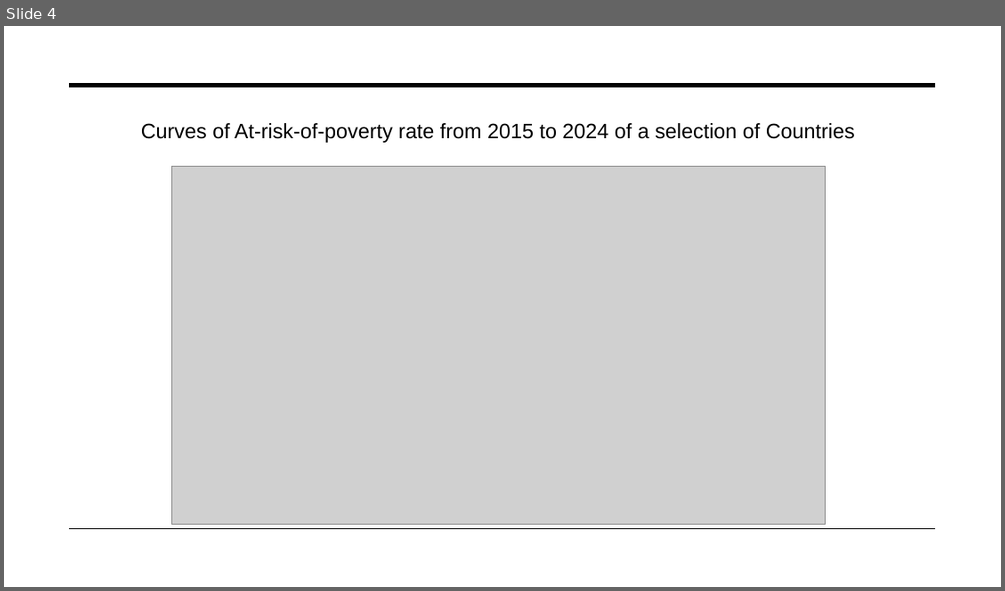
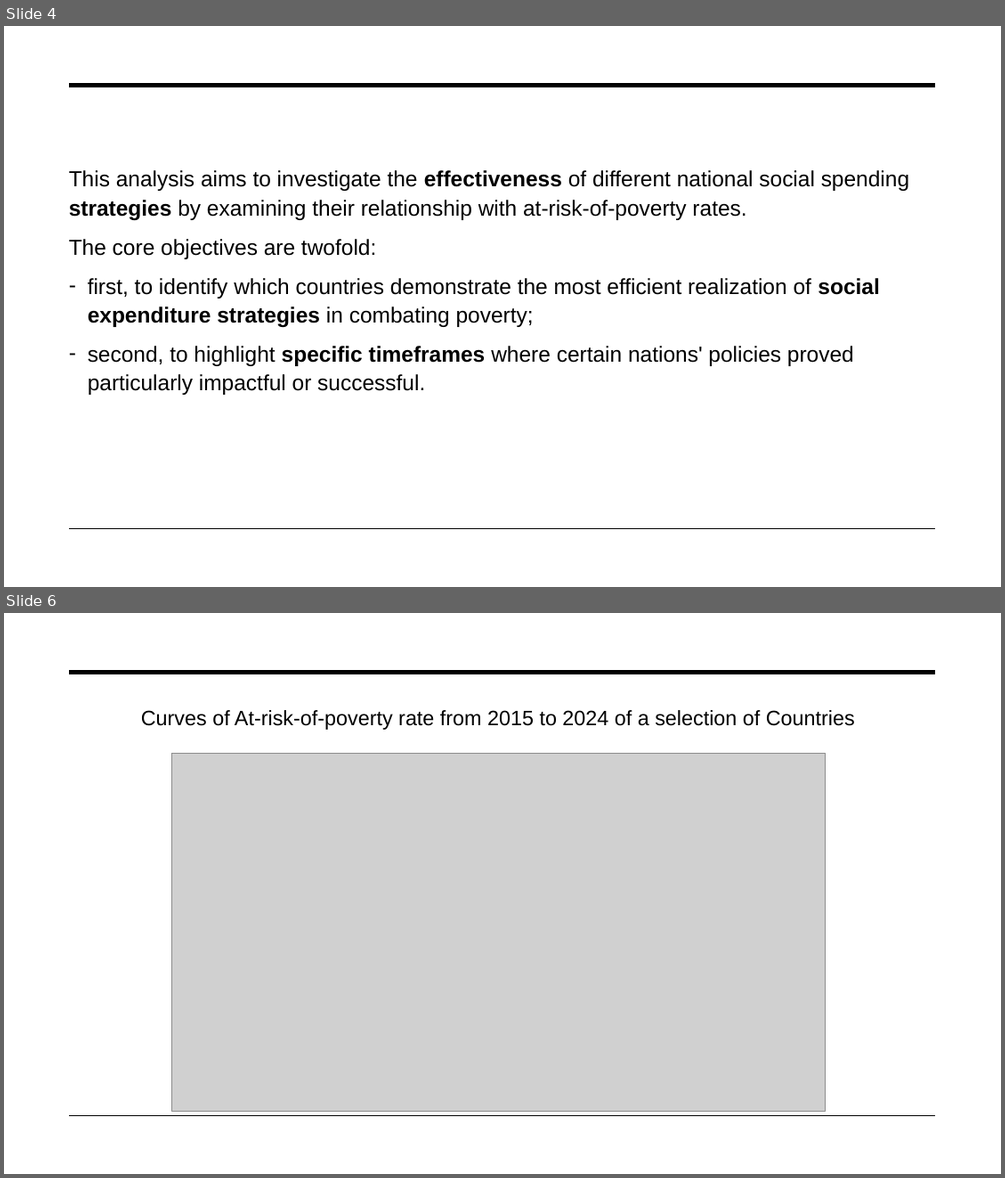
Before and after one commit to TitoMarazG/NPSProject2526, a slide deck: Socio-economics Determinants of Doverty in Europe_ Mid November Presentation.pptx. Shown one above the other, each under a label of ours: slide 4 before the commit, slides 4 and 6 after it; the slides between them are not shown. The pictures are 1005x591 and 1005x1178 pixels, drawn with LibreOffice and Linux fonts; fonts in the diff are those of the drawing; grey boxes stand for pictures. Boxes give left, top, right and bottom in pixels: in the first picture for what was removed or moved away, otherwise in the second. Text is boxed around its words. In the diff, an @@ line names an element or a change of style, - is before the commit and + after.

```diff
--- a/Socio-economics Determinants of Doverty in Europe_ Mid November Presentation.pptx
+++ b/Socio-economics Determinants of Doverty in Europe_ Mid November Presentation.pptx
@@ slide 4 added at (4,26,1001,587), background #FFFFFF; not listed: 2 template elements that a slide beside it also shows @@
@@ text added at (69,170,909,394), 21 pt, text #000000 @@
+This analysis aims to investigate the effectiveness of different national social spending strategies by examining their relationship with at-risk-of-poverty rates.
+The core objectives are twofold:
+– first, to identify which countries demonstrate the most efficient realization of social expenditure strategies in combating poverty;
+– second, to highlight specific timeframes where certain nations' policies proved particularly impactful or successful.
@@ what was slide 4 is now slide 6 @@
```
Also in this commit, not shown: 1 slide changed, 2 other slides added, 1 slide removed, 1 other file.
